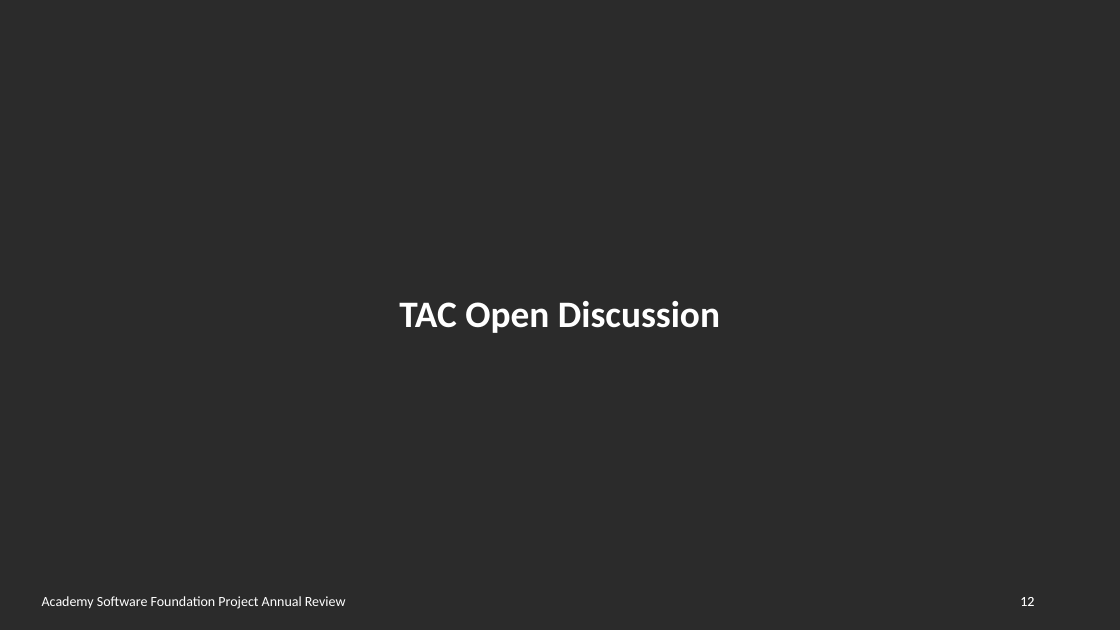
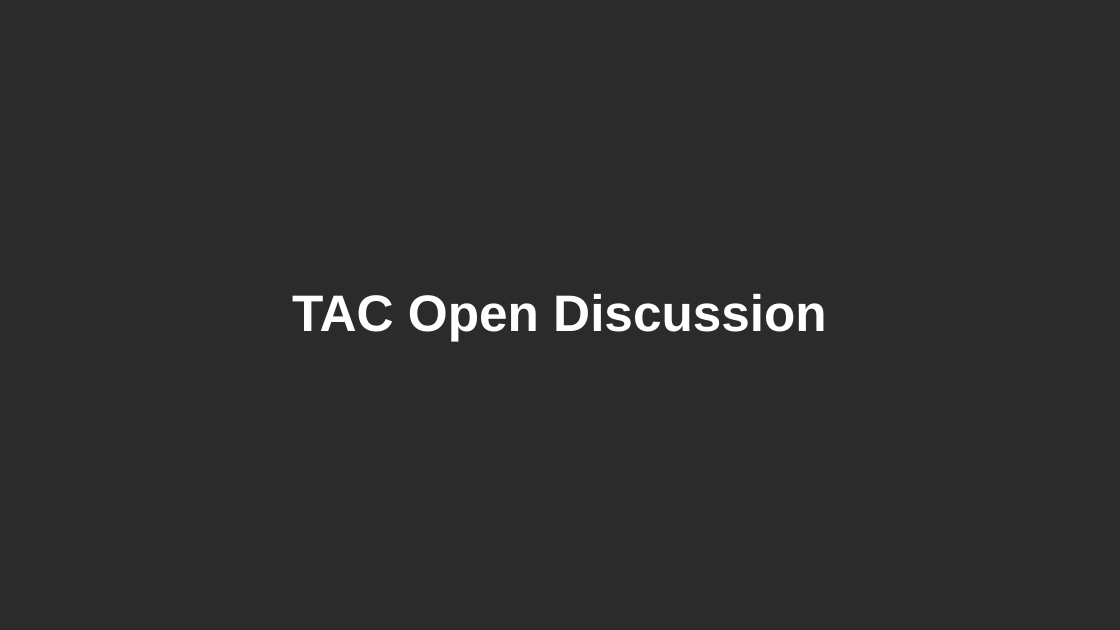
Before and after one commit to AcademySoftwareFoundation/tac, a slide deck: slide 12 of process/annual_review_template.pptx. Drawn at 1120x630 pixels with LibreOffice and Linux fonts; fonts in the diff are those of the drawing; background and template pictures are left out; a plain dark background stands for a picture behind light text. Boxes give left, top, right and bottom in pixels: in the first picture for what was removed or moved away, otherwise in the second. Text is boxed around its words. In the diff, an @@ line names an element or a change of style, - is before the commit and + after.

Commit message:
Update Review Template to current branding

```diff
--- a/process/annual_review_template.pptx
+++ b/process/annual_review_template.pptx
@@ title "TAC Open Discussion": place and size @@
-title "TAC Open Discussion" at box(399, 301, 720, 333)
+title "TAC Open Discussion" at box(292, 294, 827, 341)
@@ title "TAC Open Discussion" at box(292, 294, 827, 341): size 32 to 44 pt, font Calibri to Arial @@
@@ text removed at box(42, 596, 346, 609) @@
-Academy Software Foundation Project Annual Review
@@ page number removed at box(987, 584, 1044, 618) @@
-12
@@ page number removed at box(1020, 597, 1034, 606) @@
-12
```
Also in this commit, not shown: 11 other slides changed.
